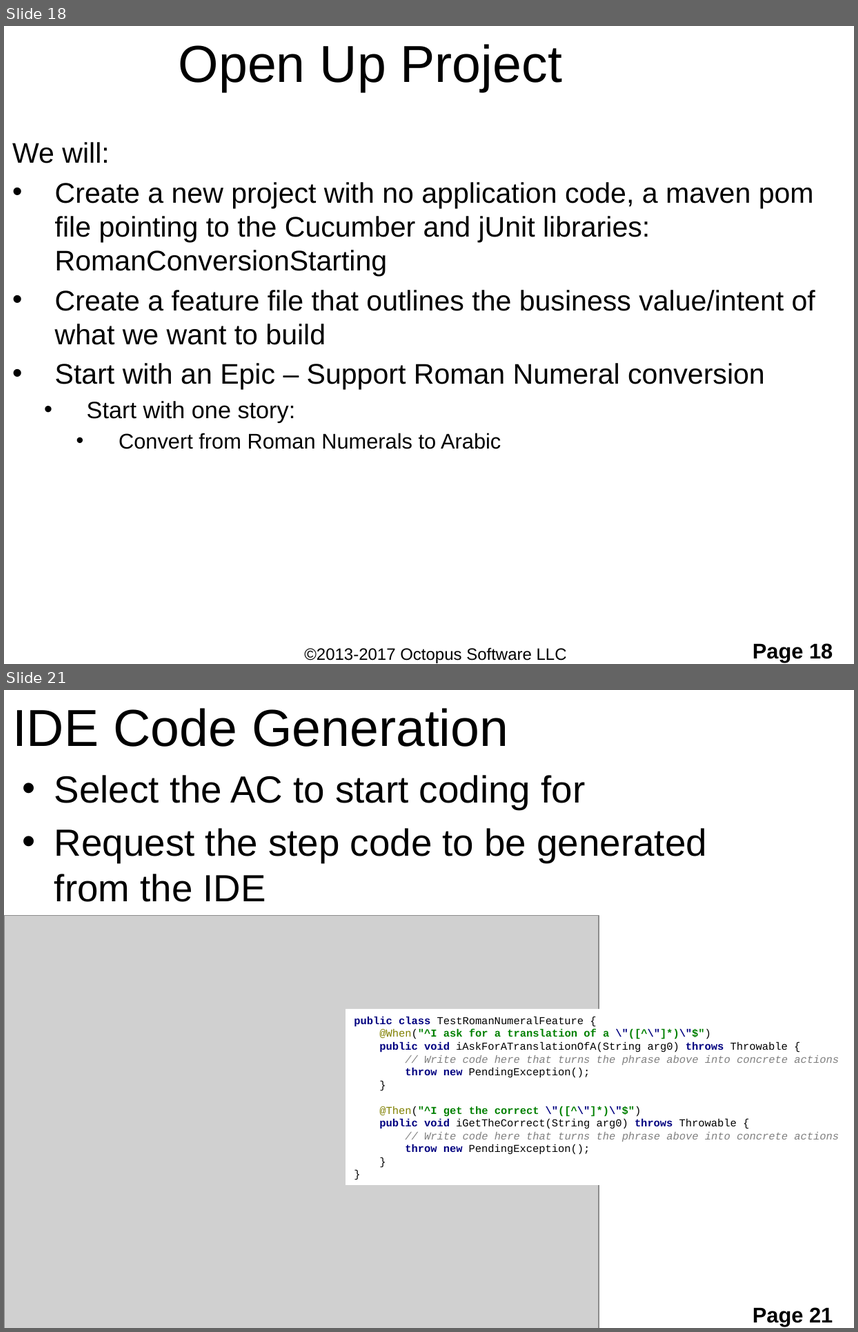
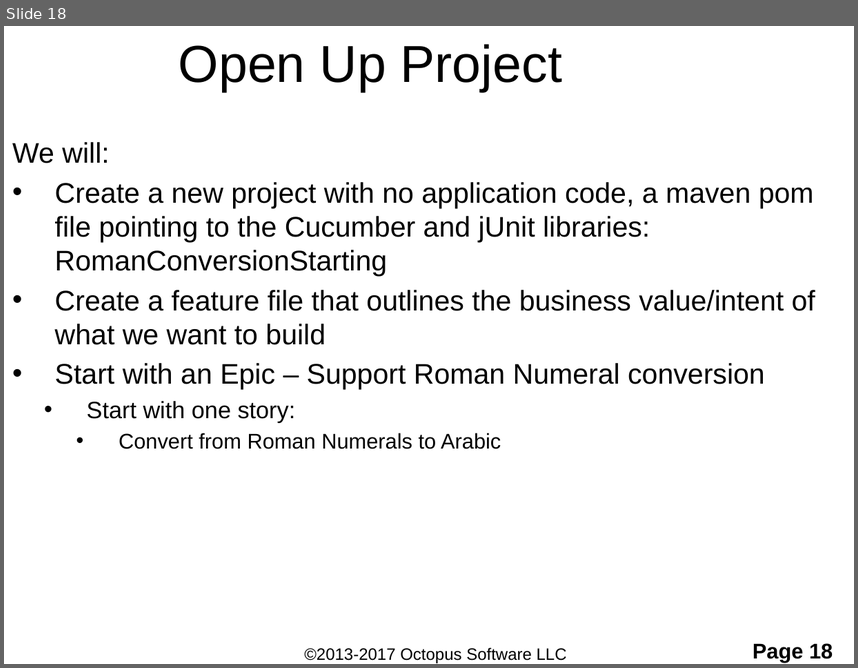
Before and after one commit to ShaneOctopus/RomanConversionStarting, a slide deck: workingFiles/TDD and BDD.pptx. Shown one above the other, each under a label of ours: slides 18 and 21 before the commit, slide 18 after it; the slides between them are not shown. The pictures are 858x1332 and 858x668 pixels, drawn with LibreOffice and Linux fonts; fonts in the diff are those of the drawing; grey boxes stand for pictures; background and template pictures are left out. Boxes give left, top, right and bottom in pixels: in the first picture for what was removed or moved away, otherwise in the second. Text is boxed around its words. In the diff, an @@ line names an element or a change of style, - is before the commit and + after.

```diff
--- a/workingFiles/TDD and BDD.pptx
+++ b/workingFiles/TDD and BDD.pptx
@@ slide 21 removed at (4, 690, 854, 1328), background #FFFFFF; not listed: 1 template element that a slide beside it also shows @@
@@ title removed at (12, 708, 508, 747) @@
-IDE Code Generation
@@ text removed at (54, 775, 707, 902) @@
-• Select the AC to start coding for
-• Request the step code to be generated from the IDE
@@ picture removed at (4, 915, 599, 1328) @@
@@ rectangle removed at (346, 1009, 851, 1185) @@
-public class TestRomanNumeralFeature {
-@When("^I ask for a translation of a \"([^\"]*)\"$")
-public void iAskForATranslationOfA(String arg0) throws Throwable {
-// Write code here that turns the phrase above into concrete actions
-throw new PendingException();
-}
-@Then("^I get the correct \"([^\"]*)\"$")
-public void iGetTheCorrect(String arg0) throws Throwable {
-// Write code here that turns the phrase above into concrete actions
-throw new PendingException();
-}
-}
```
Also in this commit, not shown: 9 slides changed, 18 other slides removed, 1 other file.
